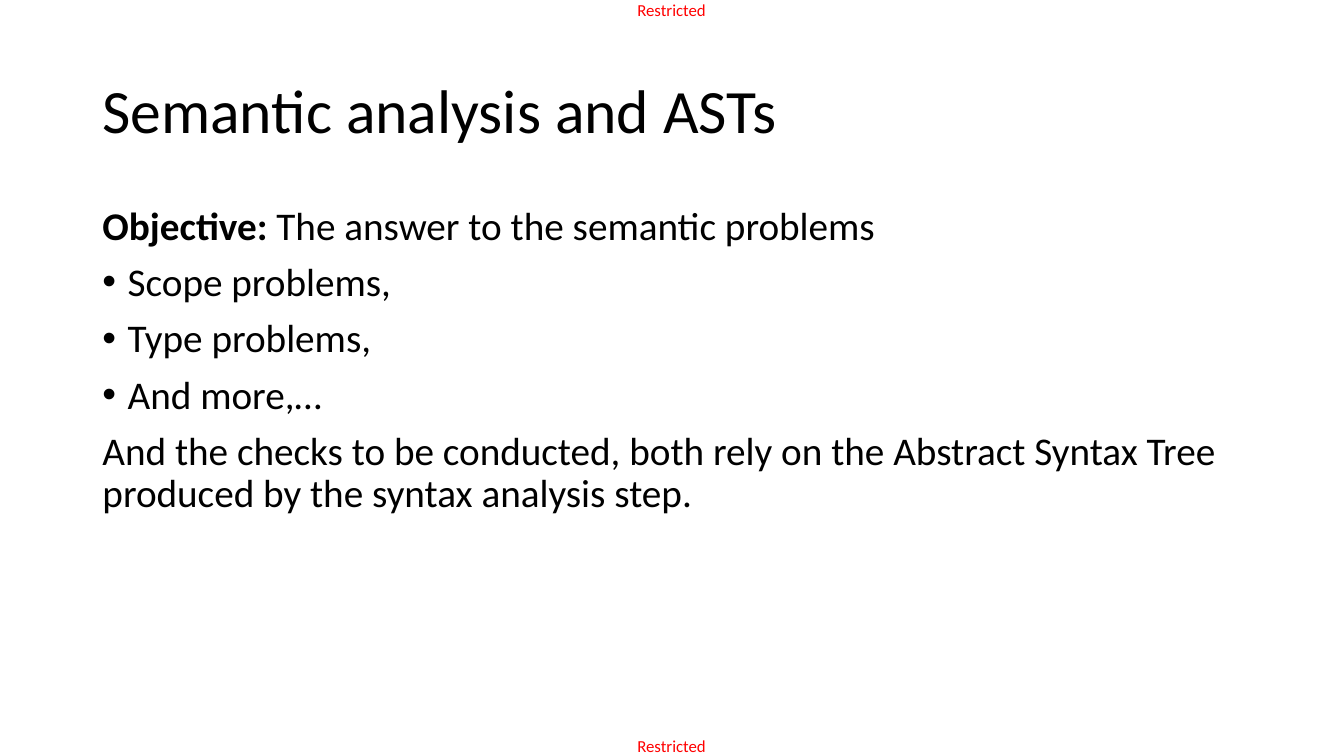
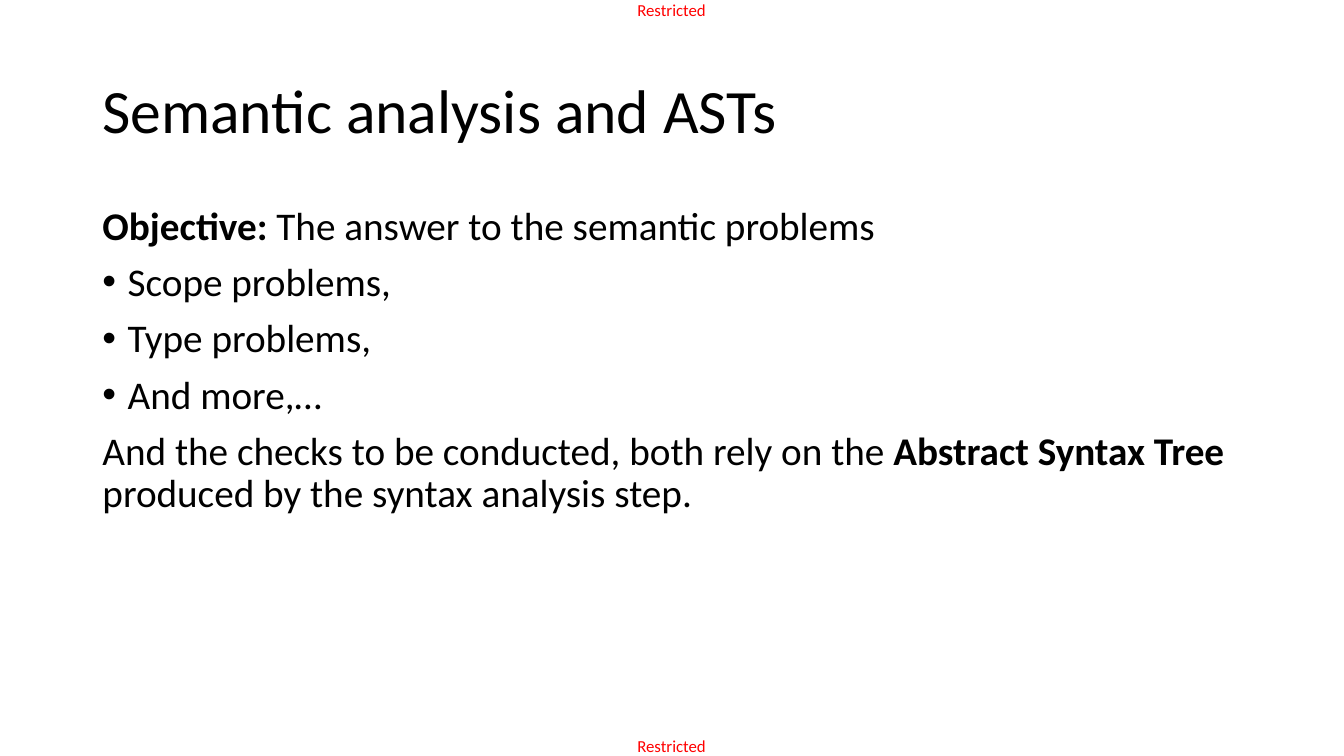
Before and after one commit to matthieudemari/SUTD_PLC_50_051, a slide deck: slide 13 of W12/W12S1/W12S1.pptx. Drawn at 1344x756 pixels with LibreOffice and Linux fonts; fonts in the diff are those of the drawing. Boxes give left, top, right and bottom in pixels: in the first picture for what was removed or moved away, otherwise in the second. Text is boxed around its words. In the diff, an @@ line names an element or a change of style, - is before the commit and + after.

```diff
--- a/W12/W12S1/W12S1.pptx
+++ b/W12/W12S1/W12S1.pptx
@@ text at box(102, 437, 1224, 514): bold on in "Abstract Syntax Tree" @@
```
Also in this commit, not shown: 5 other slides changed, 8 slides added, 1 other file.
